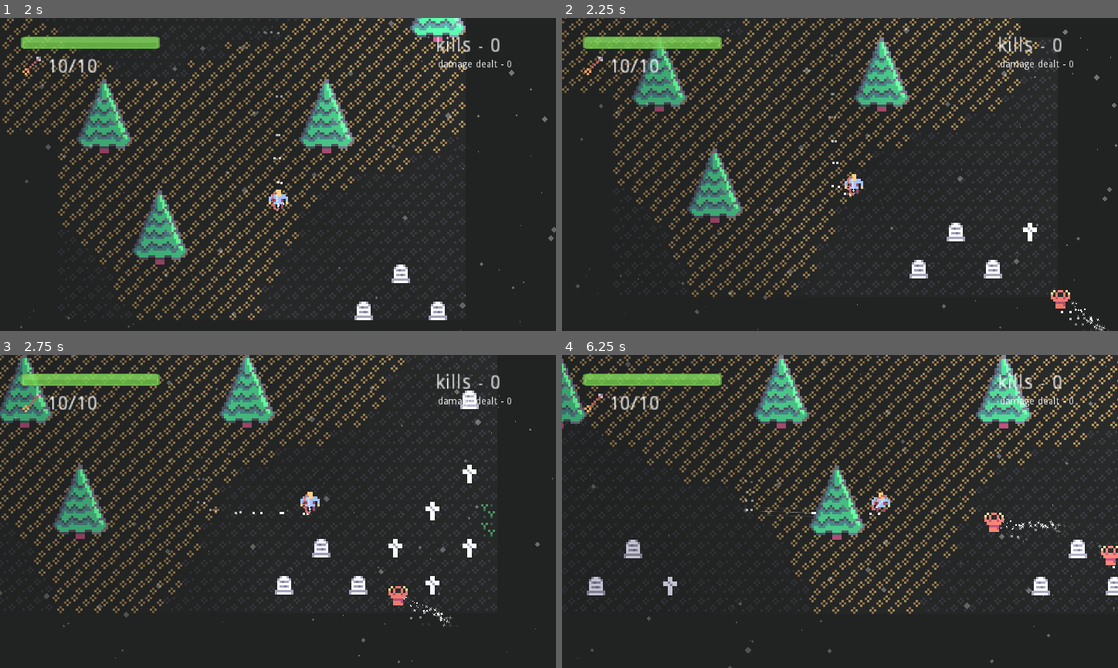
Above: before the commit, frames 1-4 (two rows, left to right).
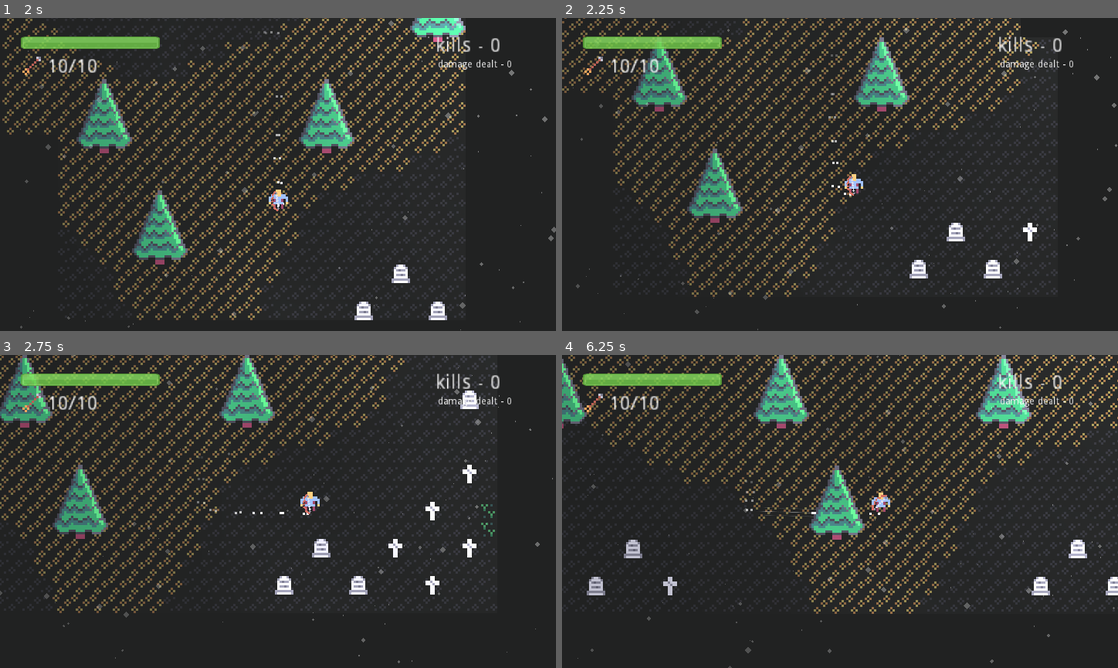
Above: after the commit, the same moments.

Repository: Ariorick/ArcherGame
Game: Godot game, scene res://src/Main.tscn
Two runs of this game, one before a commit and one after it. Both use one fixed random seed, a clock stepped at 60 frames per second and the inputs below.
Inputs (mouse positions are in pixels of both pictures, inside the frame that each line leads up to):
- Up to frame 1 (2 s): move the mouse to (400, 158) at 0.52 s; hold Right (right) 0.53-1.28 s; click (400, 158) at 0.6 s; move the mouse to (166, 190) at 1.27 s; hold Down (down) from 1.28 s (still down); tap Space (dash) at 1.35 s
- Up to frame 2 (2.25 s): move the mouse to (895, 105) at 2.02 s; release Down (down) at 2.03 s; hold Right (right) from 2.03 s (still down); right-click (895, 105) at 2.1 s
- Up to frame 3 (2.75 s): keep holding Right (right)
- Up to frame 4 (6.25 s): move the mouse to (812, 574) at 2.77 s; release Right (right) at 2.78 s; hold Up (up) 2.78-3.53 s; click (812, 574) at 2.85 s; move the mouse to (1006, 558) at 3.52 s; hold Left (left) 3.53-5.03 s; tap Space (dash) at 3.6, 5.85 s; move the mouse to (673, 464) at 4.27 s; right-click (673, 464) at 4.35 s; move the mouse to (867, 511) at 5.02 s; hold Down (down) 5.03-5.78 s; click (867, 511) at 5.1 s; move the mouse to (756, 433) at 5.77 s; hold Right (right) from 5.78 s (still down)

Frame 1 is identical in both runs. In frame 2, 0.2% of the frame differs, in the area x 87-99%, y 86-100%; in frame 3, 0.2%; in frame 4, 0.3%, in the area x 75-100%, y 50-69%.

Commit message:
added projectile for mage

Diff:
--- a/project.godot
+++ b/project.godot
@@ -33,6 +33,16 @@
 "class": "FCT",
 "language": "GDScript",
 "path": "res://src/UI/Damage/FCT.gd"
+}, {
+"base": "EnemyAction",
+"class": "FireMagicAction",
+"language": "GDScript",
+"path": "res://src/Enemy/Mage/FireMagicAction.gd"
+}, {
+"base": "Area2D",
+"class": "FireProjectile",
+"language": "GDScript",
+"path": "res://src/Enemy/Mage/FireProjectile.gd"
 }, {
 "base": "EnemyAction",
 "class": "FlyAroundAction",
@@ -115,6 +125,8 @@
 "EnemyAction": "",
 "EnemyBase": "",
 "FCT": "",
+"FireMagicAction": "",
+"FireProjectile": "",
 "FlyAroundAction": "",
 "FollowAtDistanceTargetAction": "",
 "FollowTargetAction": "",
--- /dev/null
+++ b/src/Enemy/Mage/FireMagicAction.gd
@@ -0,0 +1,61 @@
+extends EnemyAction
+class_name FireMagicAction
+
+const FireProjectile = preload("res://src/Enemy/Mage/FireProjectile.tscn")
+
+const CHARGE_LENGTH = 700
+const COOLDOWN_LENGT = 700
+const FULL_LENGTH = CHARGE_LENGTH + COOLDOWN_LENGT
+
+var started : = false
+var fired : = false
+var finished = false
+
+var started_at = -10000
+
+
+# override this
+func want_to_start() -> bool:
+	var elapsed_time = OS.get_ticks_msec() - started_at
+	var can_start = elapsed_time > FULL_LENGTH
+	return sensors.in_range && can_start
+
+func perform():
+	if not started:
+		# start charging
+		started_at = OS.get_ticks_msec()
+		started = true
+
+
+	var elapsed_time = OS.get_ticks_msec() - started_at
+
+	if elapsed_time < CHARGE_LENGTH:
+		# continue charging
+		pass
+	elif elapsed_time < FULL_LENGTH:
+		# fire
+		if not fired:
+			var target_pos = sensors.target.global_position
+			var direction = (target_pos - body.global_position).normalized()
+			body.apply_impulse(Vector2.ZERO, direction * -15)
+			create_projectile()
+			fired = true
+	else:
+		finished = true
+
+func is_finished() -> bool:
+	return finished
+
+func is_interruptable() -> bool:
+	return false
+
+func cancel():
+	started = false
+	fired = false
+	finished = false
+
+func create_projectile():
+	var fire = FireProjectile.instance()
+	body.get_parent().add_child(fire)
+	fire.global_position = body.global_position
+	fire.set_target(sensors.target)
--- /dev/null
+++ b/src/Enemy/Mage/FireProjectile.gd
@@ -0,0 +1,28 @@
+extends Area2D
+class_name FireProjectile
+
+const SPEED = 1
+const CORRECTION_SPEED = 0.05
+const MAX_LIFETIME = 5
+
+var target: PhysicsBody2D
+var direction : Vector2
+onready var creation_time = OS.get_ticks_msec()
+
+func _physics_process(delta):
+	direction = direction.linear_interpolate((target.global_position - global_position).normalized(), get_correction_speed())
+	direction = direction.normalized()
+	global_position += direction * SPEED
+	if get_lifetime_sec() > MAX_LIFETIME:
+		queue_free()
+
+func set_target(target: PhysicsBody2D):
+	self.target = target
+	direction = (target.global_position - global_position).normalized()
+
+func get_correction_speed() -> float:
+	var lifetime = get_lifetime_sec() + 1.0
+	return min(1, CORRECTION_SPEED / pow(lifetime, 1.2))
+
+func get_lifetime_sec():
+	return (OS.get_ticks_msec() - creation_time) / 1000
--- /dev/null
+++ b/src/Enemy/Mage/FireProjectile.tscn
@@ -0,0 +1,18 @@
+[gd_scene load_steps=4 format=2]
+
+[ext_resource path="res://assets/Tiles/tile_0078.png" type="Texture" id=1]
+[ext_resource path="res://src/Enemy/Mage/FireProjectile.gd" type="Script" id=2]
+
+[sub_resource type="CircleShape2D" id=1]
+radius = 3.0
+
+[node name="FireProjectile" type="Area2D"]
+script = ExtResource( 2 )
+
+[node name="Sprite" type="Sprite" parent="."]
+position = Vector2( 0, 8 )
+texture = ExtResource( 1 )
+
+[node name="CollisionShape2D" type="CollisionShape2D" parent="."]
+position = Vector2( 0, 8 )
+shape = SubResource( 1 )
--- a/src/Enemy/Mage/FollowAtDistanceAction.gd
+++ b/src/Enemy/Mage/FollowAtDistanceAction.gd
@@ -1,9 +1,9 @@
 extends EnemyAction
 class_name FollowAtDistanceTargetAction
 
-const PREFERRED_DISTANCE = 60
+const PREFERRED_DISTANCE = 50
 const TRESHOLD = 5
-const START_TRESHOLD = 15
+const START_TRESHOLD = 10
 
 const WALK_FORCE = 100
 var last_walk_force := Vector2.ZERO
--- a/src/Enemy/Mage/Mage.tscn
+++ b/src/Enemy/Mage/Mage.tscn
@@ -7,12 +7,13 @@
 [ext_resource path="res://assets/Particles/star_07.png" type="Texture" id=5]
 [ext_resource path="res://src/Enemy/Mage/FollowAtDistanceAction.gd" type="Script" id=6]
 [ext_resource path="res://src/Enemy/Base/ParticlesBundle.gd" type="Script" id=7]
+[ext_resource path="res://src/Enemy/Mage/FireMagicAction.gd" type="Script" id=8]
 
 [sub_resource type="CircleShape2D" id=6]
 radius = 500.0
 
 [sub_resource type="CircleShape2D" id=7]
-radius = 12.7959
+radius = 50.0
 
 [sub_resource type="Gradient" id=13]
 colors = PoolColorArray( 1, 1, 1, 1, 1, 1, 1, 0 )
@@ -78,9 +79,6 @@
 visible = false
 shape = SubResource( 6 )
 
-[node name="AttackRadius" parent="Brain/Sensors" index="1"]
-visible = false
-
 [node name="CollisionShape2D" type="CollisionShape2D" parent="Brain/Sensors/AttackRadius" index="0"]
 scale = Vector2( 3, 3 )
 shape = SubResource( 7 )
@@ -114,6 +112,9 @@
 local_coords = false
 process_material = SubResource( 16 )
 
+[node name="FireMagicAction" type="Node2D" parent="Brain/Actions" index="1"]
+script = ExtResource( 8 )
+
 [node name="StepParticles" type="Particles2D" parent="Character/UnderCharacter" index="0"]
 show_behind_parent = true
 position = Vector2( 0, 4 )
--- a/src/GameManager/EnemySpawner.gd
+++ b/src/GameManager/EnemySpawner.gd
@@ -3,12 +3,12 @@
 const Skelly = preload("res://src/Enemy/Skelly/Skelly.tscn")
 const Ghost = preload("res://src/Enemy/Ghost/Ghost.tscn")
 const Mage = preload("res://src/Enemy/Mage/Mage.tscn")
-const SKELLY_CHANCE = 0
-const GHOST_CHANCE = 0
-const MAGE_CHANCE = 5
+const SKELLY_CHANCE = 1
+const GHOST_CHANCE = 1
+const MAGE_CHANCE = 1
 
 const SPAWN_DISTANCE = 200
-const SPAWN_INTERVAL = 1
+const SPAWN_INTERVAL = 10
 
 var enemy_dict := {
 	Skelly: SKELLY_CHANCE,
--- a/src/GameManager/EnemySpawner.tscn
+++ b/src/GameManager/EnemySpawner.tscn
@@ -3,8 +3,10 @@
 [ext_resource path="res://src/GameManager/EnemySpawner.gd" type="Script" id=1]
 
 [node name="EnemySpawner" type="Node2D"]
+position = Vector2( 0, 0.348938 )
 script = ExtResource( 1 )
 
 [node name="Timer" type="Timer" parent="."]
+wait_time = 5.0
 autostart = true
 [connection signal="timeout" from="Timer" to="." method="_on_Timer_timeout"]
Binary file changed: assets/Tiles/tile_0078.png
Binary file changed: assets/Tiles/tile_0115.png
Binary file changed: assets/Tiles/tile_0120.png
Not shown: 1 places in src/Enemy/Mage/Mage.tscn that only renumber resources
